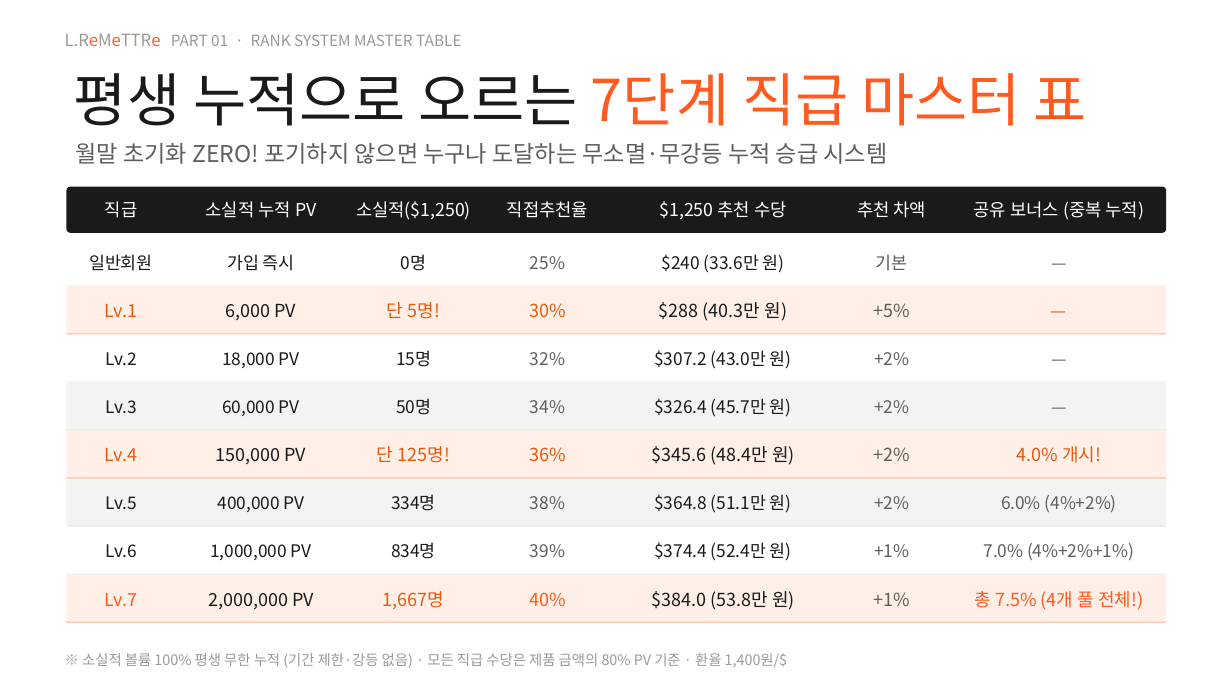
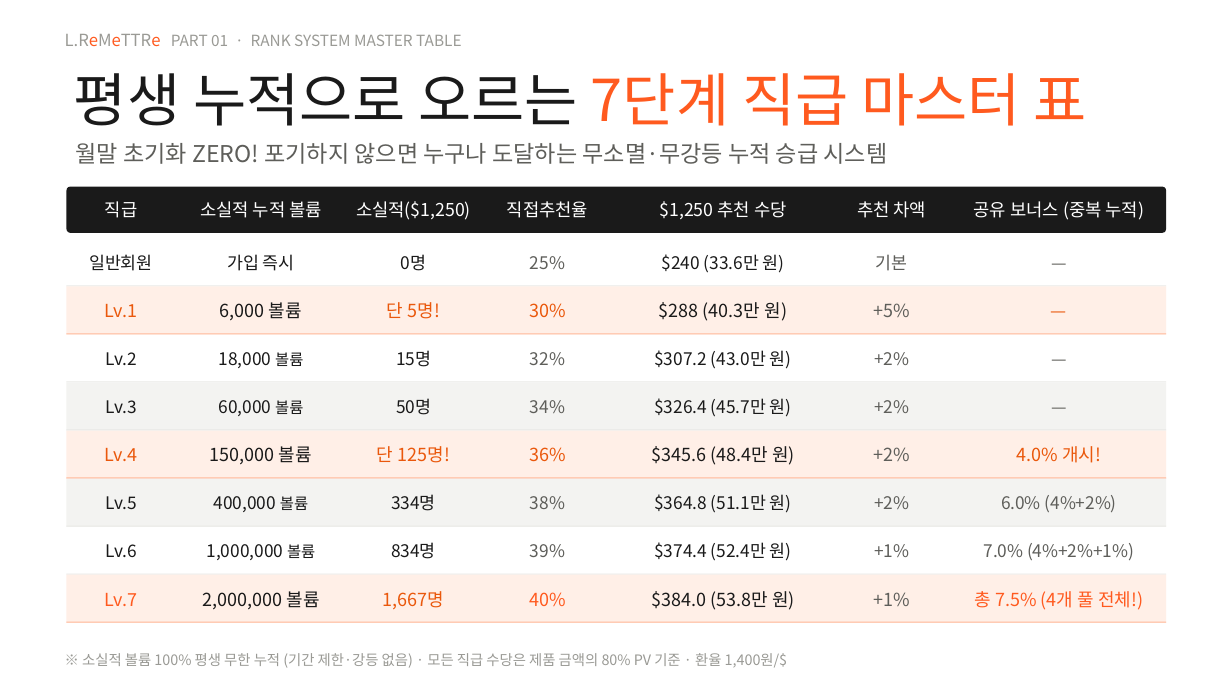
Before and after one commit to lremettre/lremettre.github.io, a slide deck: slide 11 of docs/01_프레젠테이션_강의/르메뜨레 마케팅 플랜_V2.2.pptx. Drawn at 1232x693 pixels with LibreOffice and Linux fonts; fonts in the diff are those of the drawing. Boxes give left, top, right and bottom in pixels: in the first picture for what was removed or moved away, otherwise in the second. Text is boxed around its words. In the diff, an @@ line names an element or a change of style, - is before the commit and + after.

```diff
--- a/docs/01_프레젠테이션_강의/르메뜨레 마케팅 플랜_V2.2.pptx
+++ b/docs/01_프레젠테이션_강의/르메뜨레 마케팅 플랜_V2.2.pptx
@@ text at bbox=[200, 201, 322, 218]: text changed @@
-소실적 누적 PV
+소실적 누적 볼륨
@@ text at bbox=[220, 302, 302, 321]: text changed @@
-6,000 PV
+6,000 볼륨
@@ text at bbox=[219, 352, 303, 368]: text changed @@
-18,000 PV
+18,000 볼륨
@@ text at bbox=[219, 400, 303, 416]: text changed @@
-60,000 PV
+60,000 볼륨
@@ text at bbox=[210, 446, 312, 465]: text changed @@
-150,000 PV
+150,000 볼륨
@@ text at bbox=[214, 496, 308, 512]: text changed @@
-400,000 PV
+400,000 볼륨
@@ text at bbox=[207, 544, 315, 560]: text changed @@
-1,000,000 PV
+1,000,000 볼륨
@@ text at bbox=[202, 591, 320, 610]: text changed @@
-2,000,000 PV
+2,000,000 볼륨
```
Also in this commit, not shown: 3 other files.
